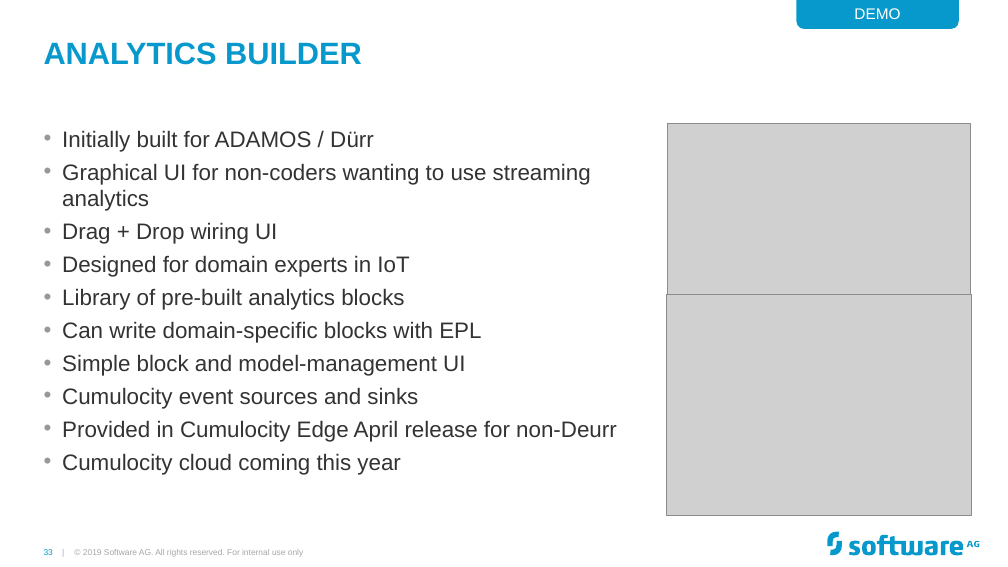
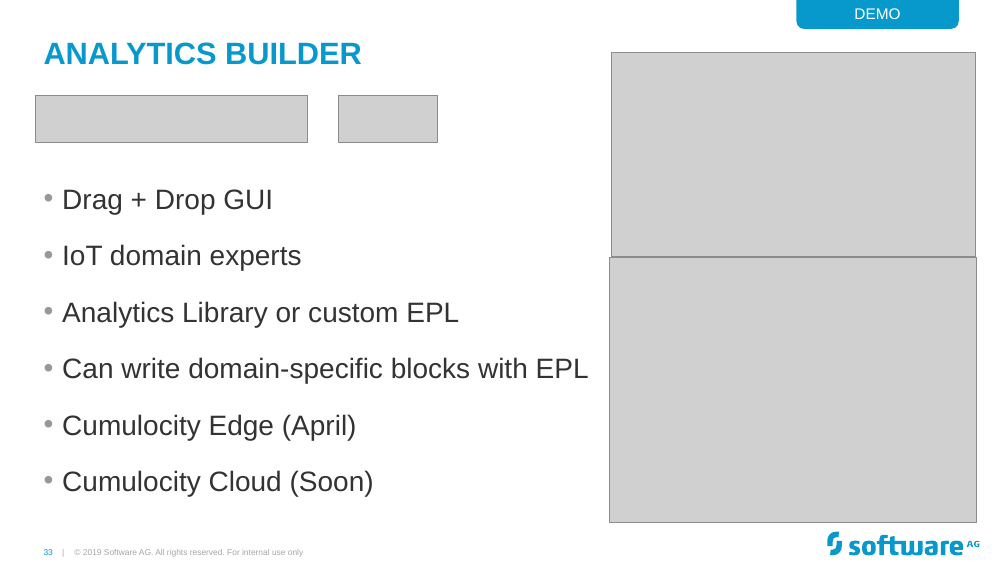
Before and after one commit to Cumulocity-IoT/apama-streaming-analytics-intro-training, a slide deck: slide 33 of Apama GAP Training.pptx. Drawn at 1008x567 pixels with LibreOffice and Linux fonts; fonts in the diff are those of the drawing; grey boxes stand for pictures; background and template pictures are left out. Boxes give left, top, right and bottom in pixels: in the first picture for what was removed or moved away, otherwise in the second. Text is boxed around its words. In the diff, an @@ line names an element or a change of style, - is before the commit and + after.

```diff
--- a/Apama GAP Training.pptx
+++ b/Apama GAP Training.pptx
@@ picture: place and size @@
-picture at [667, 124, 971, 294]
+picture at [611, 52, 976, 257]
@@ picture added at [35, 95, 307, 142] @@
@@ picture added at [339, 95, 437, 142] @@
@@ text "Drag + Drop GUI": place and size @@
-text "Drag + Drop GUI" at [62, 130, 617, 475]
+text "Drag + Drop GUI" at [62, 189, 589, 496]
@@ text at [62, 189, 459, 327]: text changed; size 16 to 20 pt @@
-• Initially built for ADAMOS / Dürr
-• Graphical UI for non-coders wanting to use streaming analytics
-• Drag + Drop wiring UI
-• Designed for domain experts in IoT
-• Library of pre-built analytics blocks
+• Drag + Drop GUI
+• IoT domain experts
+• Analytics Library or custom EPL
@@ picture: place and size @@
-picture at [666, 294, 972, 516]
+picture at [610, 257, 977, 522]
@@ text at [62, 357, 589, 383]: size 16 to 20 pt in "Can write domain-specific blocks with EPL"; line spacing 1 to 1.5 @@
@@ text at [62, 414, 374, 496]: text changed; size 16 to 20 pt @@
-• Simple block and model-management UI
-• Cumulocity event sources and sinks
-• Provided in Cumulocity Edge April release for non-Deurr
-• Cumulocity cloud coming this year
+• Cumulocity Edge (April)
+• Cumulocity Cloud (Soon)
```
Also in this commit, not shown: 20 other slides changed, 2 slides added.
